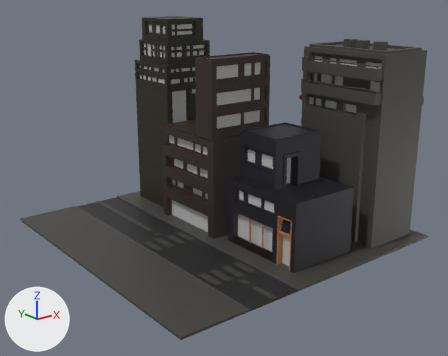
A saved change to the FBX model Kakuto/Assets/Sprites/Background/City/_LowPoly/Street5.fbx.
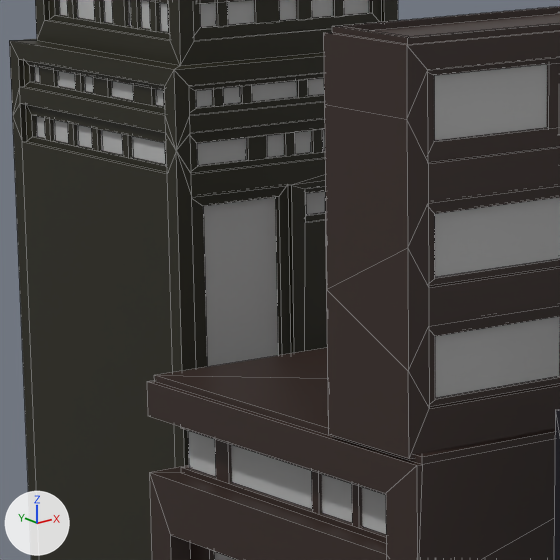
Each version is shown whole from a 50 mm camera at (-0.3147, -0.4034, 0.2069) aimed at (-0.0025, -0.0131, 0.0508), then close up on the part from 30% to 54% of the width and 15% to 45% of the height. Lighting does not change. The marker at lower left points along +X, +Y and +Z. The close-ups show mesh edges as thin lines. Where no turn or scale is listed for an object, it has been applied to the vertices.

Names of what the first close-up shows: 'Street5_001'.
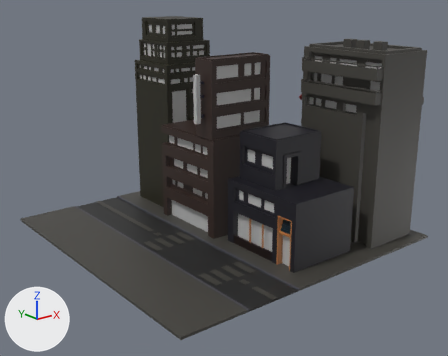
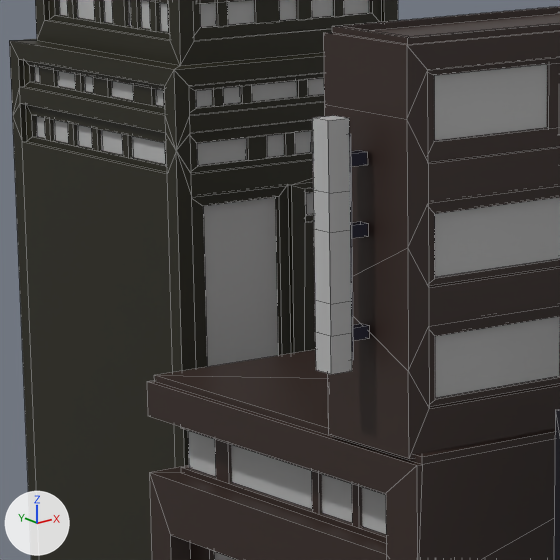
Pixel boxes (x1, y1, x2, y2) of what changed, in the close-ups (560 x 560 px):
part 1 of me_mesh, added
    after: (349, 134, 354, 360)
part 2 of me_mesh, added
    after: (312, 116, 352, 374)
part 3 of me_mesh, added (black)
    after: (352, 150, 369, 340)

What changed in the scene script:
```text
Add mat_pinklight_mat:
    mat_pinklight_mat = principled_material('PinkLight_Mat')
    mat_pinklight_mat.base_color = (0.5, 0.5, 0.5)  # grey #bcbcbc
Add mat_lambert1:
    mat_lambert1 = principled_material('lambert1')
    mat_lambert1.base_color = (0.5, 0.5, 0.5)  # grey #bcbcbc
Change me_mesh:
    used by ob_street5_001; location = (0.0, 0.0, 0.0)
    remove me_mesh.from_pydata(...)  # 2053 vertices, 1532 faces; spans x -0.128..0.128, y -0.128..0.128, z 0.0..0.177
    add me_mesh.from_pydata(...)  # 2109 vertices, 1572 faces; spans x -0.128..0.128, y -0.128..0.128, z 0.0..0.177
    me_mesh part 1: a new loose piece, a box spanning x -0.023..-0.022, y -0.008..-0.0057, z 0.101..0.136, in mat_citypalette (picture img_citybackgroundpalettetex_png)
    me_mesh part 2: a new loose piece of 24 vertices spanning x -0.027..-0.023, y -0.009..-0.005, z 0.1..0.139
    me_mesh part 3
    24 vertices are added at x -0.022..-0.019, y -0.008..-0.006, z 0.104..0.133
    12 new faces join them, mat_citypalette (picture img_citybackgroundpalettetex_png)
    add me_mesh.materials.append(mat_pinklight_mat)  # grey #bcbcbc
    add me_mesh.materials.append(mat_lambert1)  # grey #bcbcbc
```
